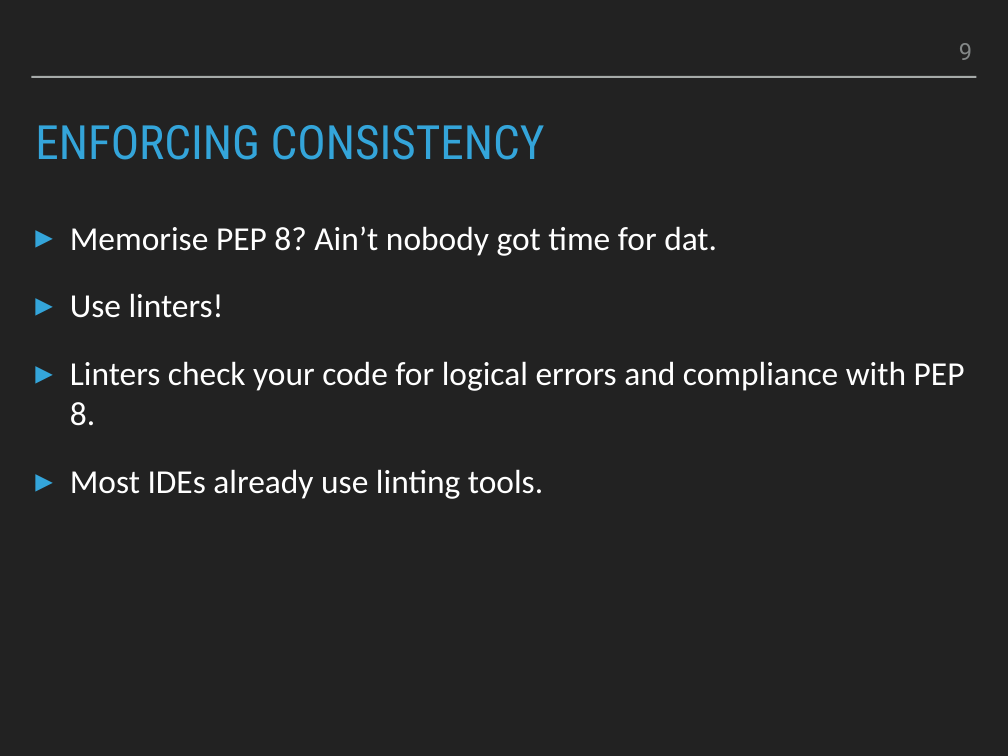
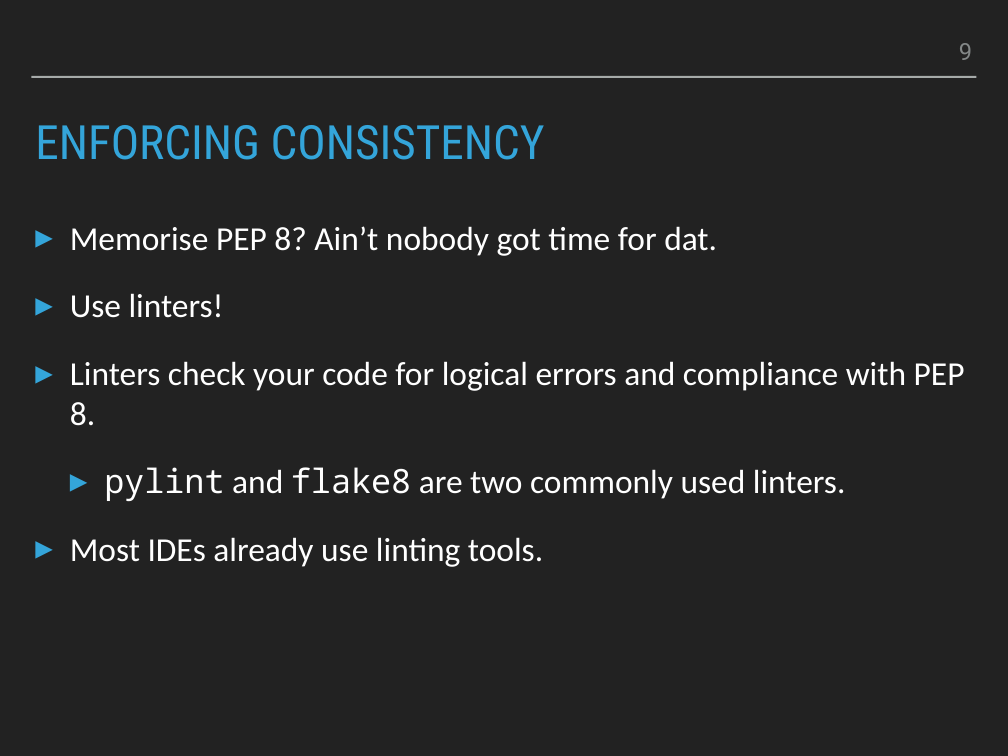
Before and after one commit to smu095/presentations, a slide deck: slide 9 of python101/slides/python101.pptx. Drawn at 1008x756 pixels with LibreOffice and Linux fonts; fonts in the diff are those of the drawing. Boxes give left, top, right and bottom in pixels: in the first picture for what was removed or moved away, otherwise in the second. Text is boxed around its words. In the diff, an @@ line names an element or a change of style, - is before the commit and + after.

```diff
--- a/python101/slides/python101.pptx
+++ b/python101/slides/python101.pptx
@@ text at <box>104,467,846,501</box>: paragraph added @@
+  ▸ pylint and flake8 are two commonly used linters.
```
Also in this commit, not shown: 7 other slides changed, 2 other files.
